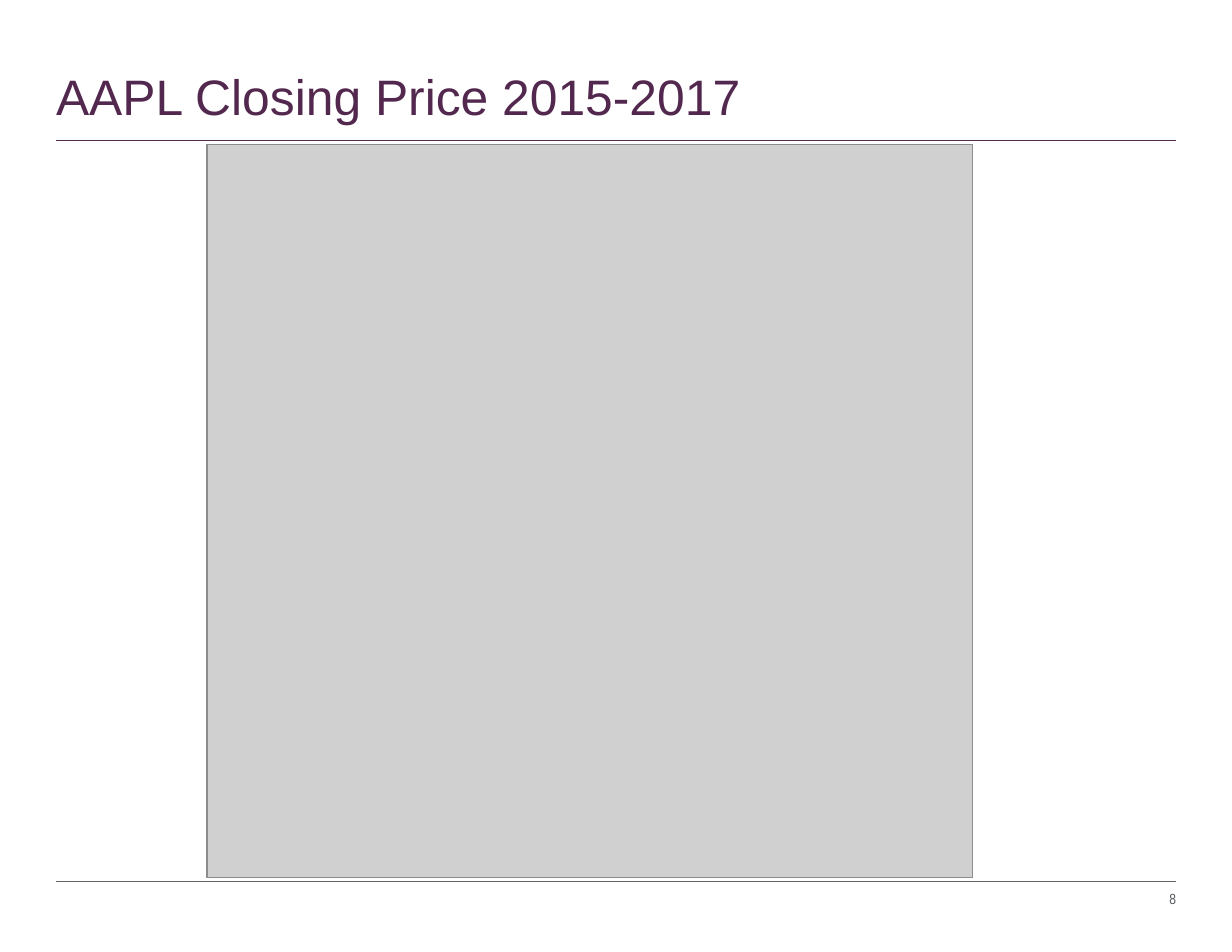
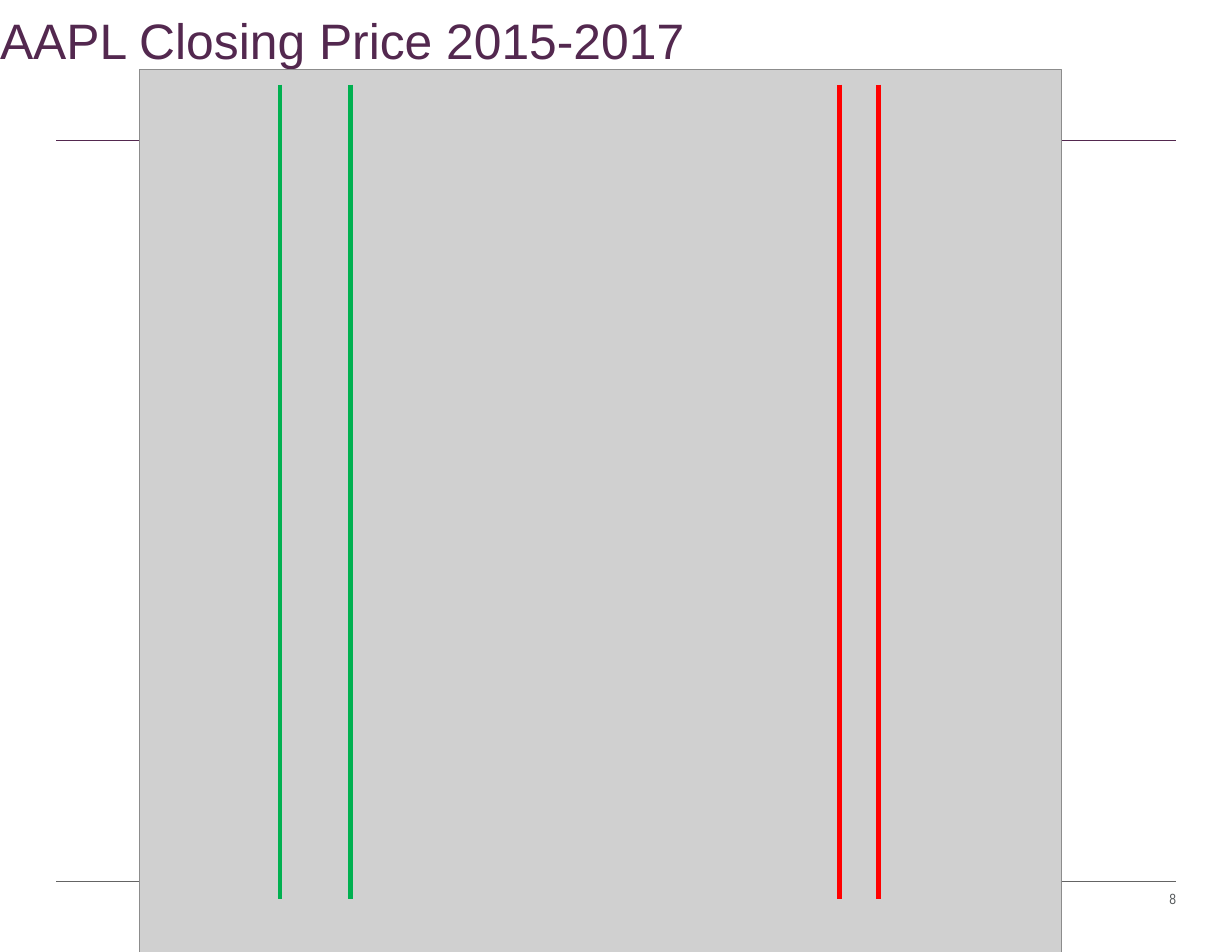
Before and after one commit to timothyyu/pr1-apple-stock-analysis, a slide deck: slide 8 of DataScience Project-One_Rutgers.pptx. Drawn at 1232x952 pixels with LibreOffice and Linux fonts; fonts in the diff are those of the drawing; grey boxes stand for pictures. Boxes give left, top, right and bottom in pixels: in the first picture for what was removed or moved away, otherwise in the second. Text is boxed around its words. In the diff, an @@ line names an element or a change of style, - is before the commit and + after.

```diff
--- a/DataScience Project-One_Rutgers.pptx
+++ b/DataScience Project-One_Rutgers.pptx
@@ title "AAPL Closing Price 2015-2017": place and size @@
-title "AAPL Closing Price 2015-2017" at (56,79,740,125)
+title "AAPL Closing Price 2015-2017" at (0,23,684,69)
@@ picture: place and size @@
-picture at (207,144,973,878)
+picture at (139,69,1061,952)
@@ line added from (280, 85) to (280, 898), #00B050 3 pt @@
@@ line added from (351, 85) to (351, 898), #00B050 3 pt @@
@@ line added from (840, 85) to (840, 898), #FF0000 3 pt @@
@@ line added from (878, 85) to (878, 898), #FF0000 3 pt @@
```
Also in this commit, not shown: 6 other slides changed, 1 other file.
